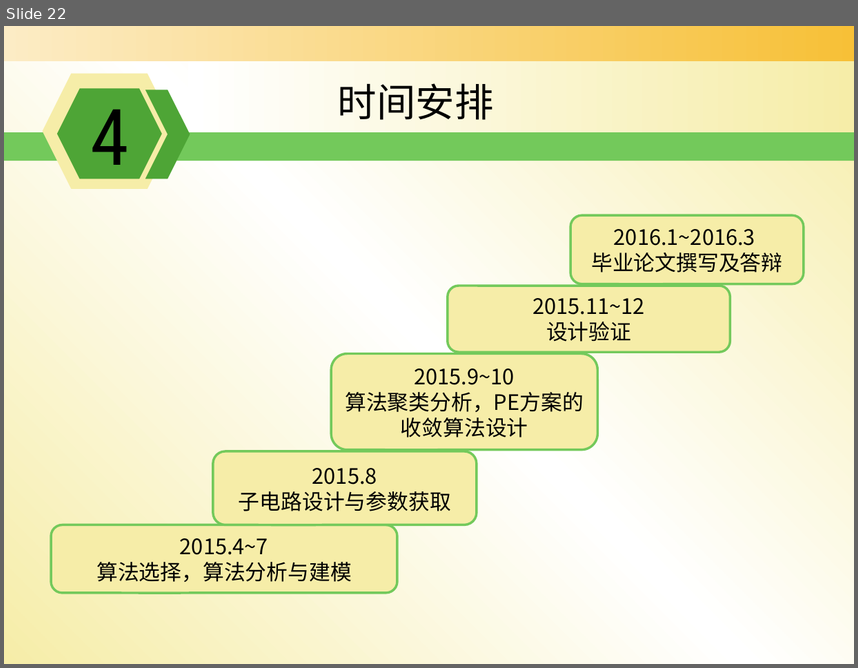
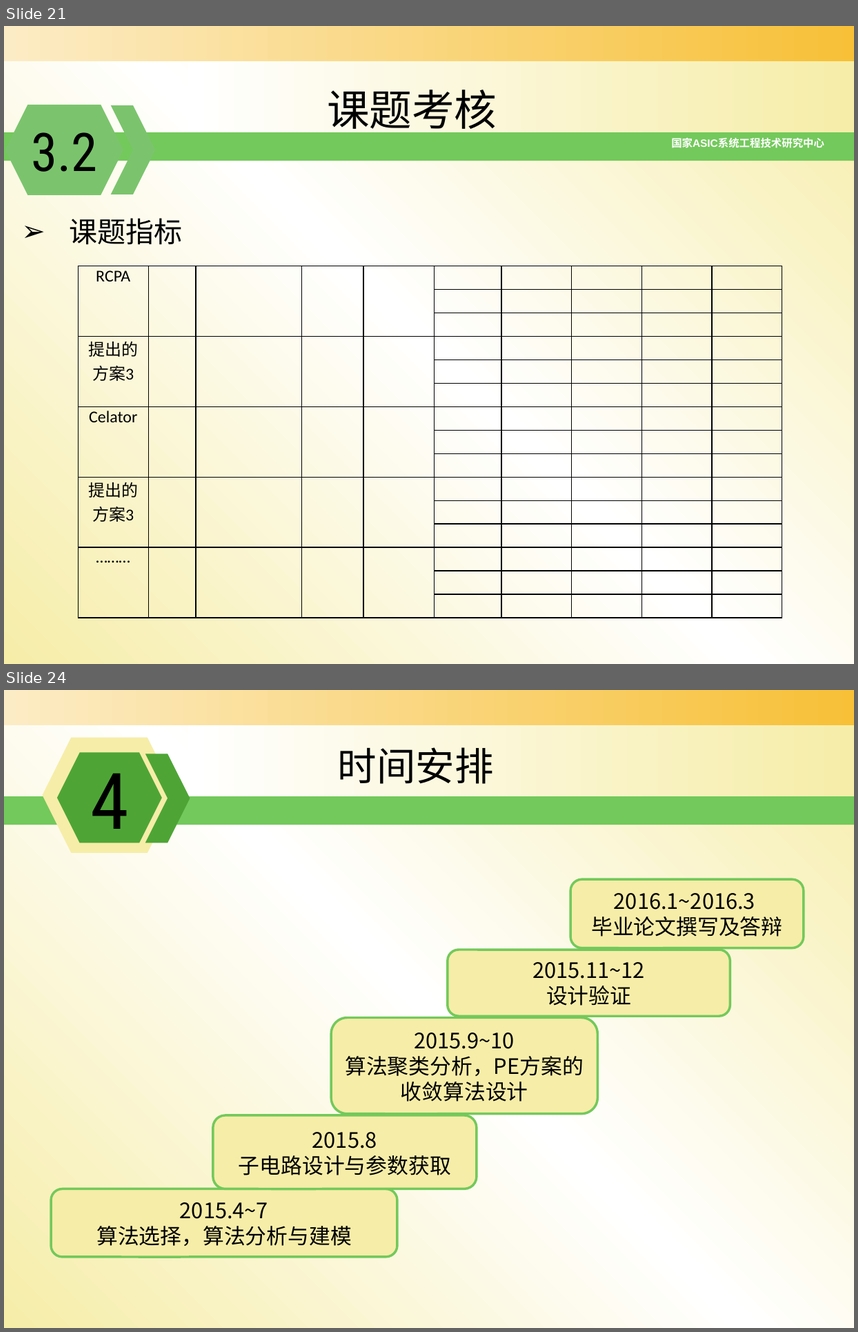
Before and after one commit to zdyzhan/bishe, a slide deck: 开题报告_131199李小泉10_28.pptx. Shown one above the other, each under a label of ours: slide 22 before the commit, slides 21 and 24 after it; the slides between them are not shown. The pictures are 858x668 and 858x1332 pixels, drawn with LibreOffice and Linux fonts; fonts in the diff are those of the drawing; background and template pictures are left out. Boxes give left, top, right and bottom in pixels: in the first picture for what was removed or moved away, otherwise in the second. Text is boxed around its words. In the diff, an @@ line names an element or a change of style, - is before the commit and + after.

```diff
--- a/开题报告_131199李小泉10_28.pptx
+++ b/开题报告_131199李小泉10_28.pptx
@@ slide 21 added at [4,26,854,664], background gradient #F6EDA8 to #FFFFFF; not listed: 3 template elements that a slide beside it also shows @@
@@ hexagon added at [5,104,123,194], fill #7BC46D, 45 pt, text #000000 @@
+3.2
@@ chevron added at [111,105,155,194], fill #7BC46D @@
@@ text added at [327,89,497,136], 36 pt, text #000000 @@
+  课题考核
@@ text added at [671,138,824,148], 9 pt, text #FFFFFF, bold @@
+国家ASIC系统工程技术研究中心
@@ text added at [70,218,183,245], 24 pt, text #000000 @@
+➢ 课题指标
@@ table added at [78,265,780,617], 15 rows, 10 columns @@
+RCPA |  |  |  |  |  |  |  |  | 
+ |  |  |  |  |  |  |  |  | 
+ |  |  |  |  |  |  |  |  | 
+提出的方案3 |  |  |  |  |  |  |  |  | 
+ |  |  |  |  |  |  |  |  | 
+ |  |  |  |  |  |  |  |  | 
+Celator |  |  |  |  |  |  |  |  | 
+ |  |  |  |  |  |  |  |  | 
+ |  |  |  |  |  |  |  |  | 
+提出的方案3 |  |  |  |  |  |  |  |  | 
+ |  |  |  |  |  |  |  |  | 
+ |  |  |  |  |  |  |  |  | 
+……… |  |  |  |  |  |  |  |  | 
+ |  |  |  |  |  |  |  |  | 
+ |  |  |  |  |  |  |  |  | 
@@ what was slide 22 is now slide 24 @@
```
Also in this commit, not shown: 13 slides changed, 1 other slide added, 13 other files.
